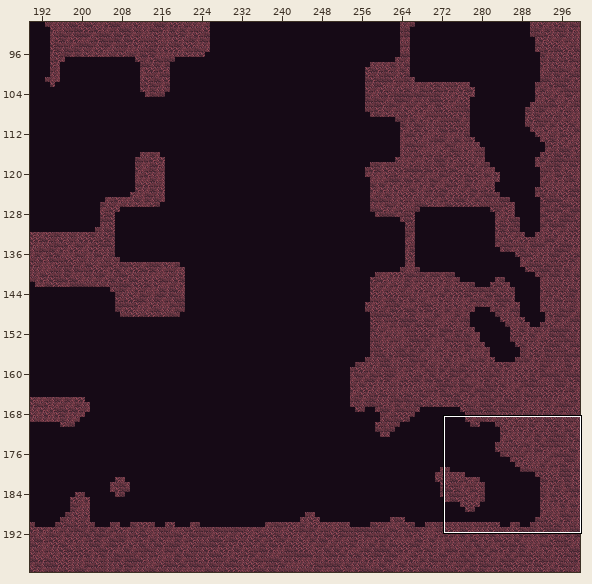
Tiled map, stored at android/assets/maps/level1.tmx. The first picture is a wide view before the edit; the outline marks the close-up.
Close-up. Before the commit:
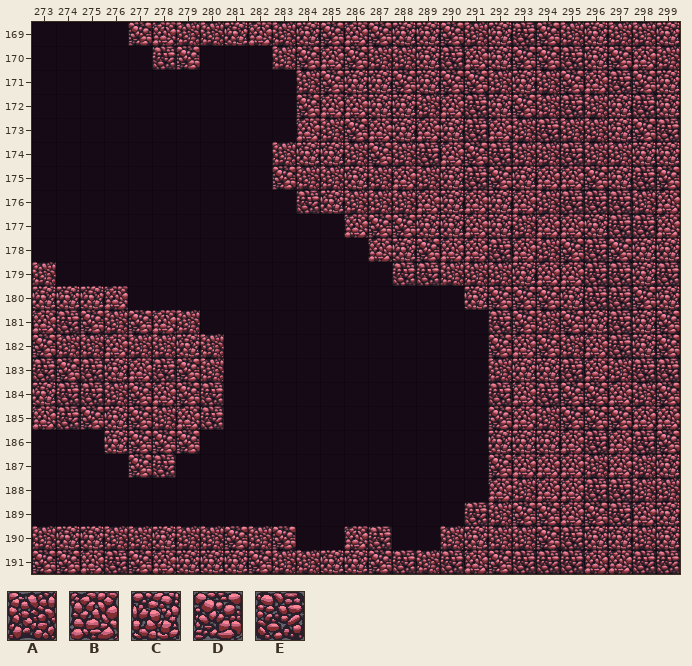
Cells are 64x64 px. Shown: x 273..299, y 169..191. The commit also changed other parts of the map, which this record leaves out.
Key: from "tileMapGutter": A 5, B 6, C 7, D 8, E 9.
_ is an empty cell.
Layers that did not change in this view are not listed.
Layer "terrain" before, first column x 273:
169 ____DBAACBACDBDCCDACEDACAAC
170 _____ED___ADBDAACEBCDDECDBA
171 ___________ADCCDCDDACADBEDC
172 ___________DBBCCABECDAEACEC
173 ___________BADBCBCEBAEAACDE
174 __________ACCADAEBDEAAEAACC
175 __________DAACABACEDCBBDCED
176 ___________ECAAABCBCBAEEEAB
177 _____________BDDCCBCABBCEEB
178 ______________BCDBBEBADEDCC
179 A______________EEAAACBBEECE
180 CCCB______________CDDDCEEDC
181 BEDADBA____________EDADCECD
182 DAABAACA___________DBDABECD
183 EDECBEDA___________ACCEBAEE
184 CEEADBDE___________EBEDDBAD
185 BEDCDABE___________DBADDDBB
186 ___CDDD____________CCCBEBED
187 ____DE_____________DBBBABAC
188 ___________________BABBEEAA
189 __________________EADDBDEBC
190 ACCAACAADAD__BE__ACAADECCAC
191 DDBEDBCCCDAACCDEAEBDEEEBBEE
The result:
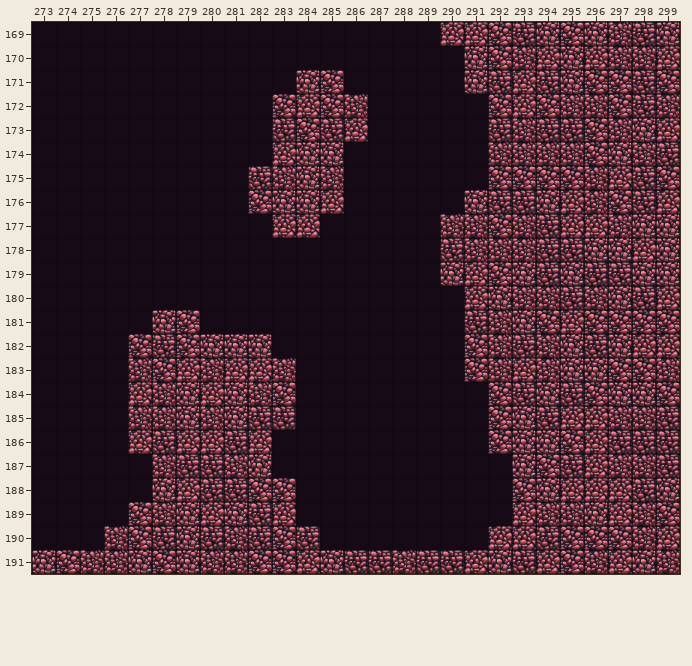
Difference:
Changed rows in their new state; . is an unchanged cell.
Layer "terrain":
first column x 273:
169 ...._____________BBD.CD..E.
170 .....__...________CDABCBAAB
171 ...........C._____CEBECDDED
172 ..........DBDA_____DBDA.D.A
173 ..........EDEB_____E..EDACB
174 ..........B..______A..ADCAE
175 .........EAC.______.DDDAB..
176 .........DCCB_____CEECBADE.
177 ..........BB.____AAD.E.BACC
178 ..............___EAAAEECCB.
179 _..............__CBD.EC...C
180 ____..............BCAAEACEB
181 _____CD...........EACDBDDD.
182 ____DEDCCC........DAEACECBB
183 ____ADB.BBA.......D.BACCDDA
184 ____BACBCAD........DECE.CC.
185 ____A.CACEE.........CEBBAAE
186 ..._BEBBEB.........D..DBE.E
187 ...._AEEAC........._CDEBA.E
188 .....CBEEDD........_DC.BBEC
189 ....DACBCEB.......__BAACBAD
190 ___.DECEAE.E.__..__BBEDDD.B
191 C.AACD.AA.DB.EEAE..C.BDA.CA
Pixel boxes of the changes (left, top, right, bottom) in both close-ups:
changed: (32, 22, 680, 574)
